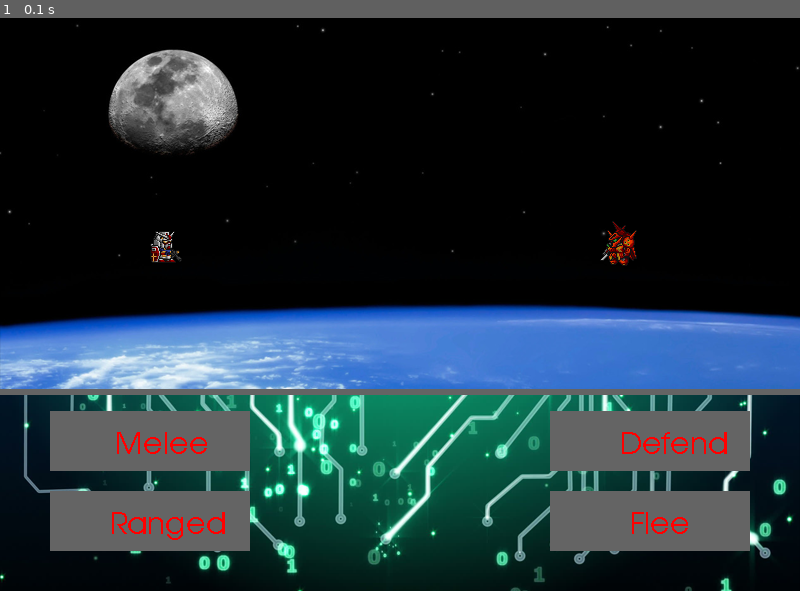
Above: before the commit, frame 1.
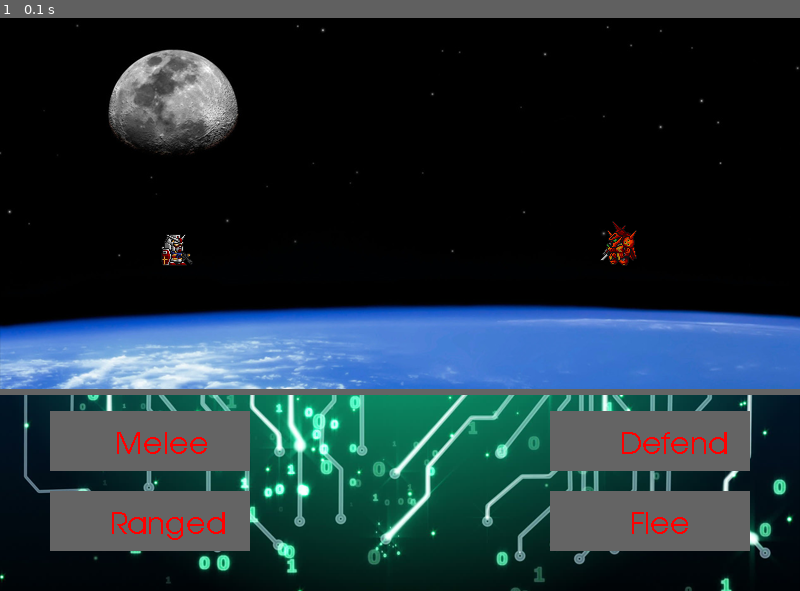
Above: after the commit, the same moment.

Repository: ponchieponcho/minimechs_pygame
Game: pygame game, started from minimechs_v1.py
Two runs of this game, one before a commit and one after it. Both use one fixed random seed, a clock stepped at 60 frames per second and the inputs below.
Inputs:
- Up to frame 1 (0.1 s): no input

The runs differ from the first frame. In frame 1, 0.2% of the frame differs, in the area x 18-24%, y 37-44%.

Commit message:
not much change, failed button

Diff:
--- a/minimechs_v1.py
+++ b/minimechs_v1.py
@@ -51,9 +51,8 @@
 
 
         # Game display
-        screen.blit(mech1, (150, 240)) # x  higher=right , y - higher=down
+        screen.blit(mech1, (0, 0))
         screen.blit(mech2, (600, 230))
-
 
         pygame.display.update()
         clock.tick(60)
--- /dev/null
+++ b/minimechs_v2.py
@@ -0,0 +1,48 @@
+import pygame, time, os
+
+def main():
+    width = 800
+    height = 600
+    black_color = (0, 0, 0)
+    grey_color = (100, 100, 100)
+    red_color = (255,0,0)
+
+    pygame.init()
+    screen = pygame.display.set_mode((width, height))
+    pygame.display.set_caption('MiniMechs v2')
+    clock = pygame.time.Clock()
+
+    mech1_idle1 = pygame.image.load('images/mech1/sdgundam_idle1.png')
+    mech1_idle2 = pygame.image.load('images/mech1/sdgundam_idle2.png')
+    mech1_idle3 = pygame.image.load('images/mech1/sdgundam_idle3.png')
+    mech1_idle4 = pygame.image.load('images/mech1/sdgundam_idle4.png')
+    mech2 = pygame.image.load('images/mech2/char_idle1.png')
+    space_bkg = pygame.image.load('images/backgrounds/space_bkg.png')
+    console_bkg = pygame.image.load('images/backgrounds/console_bkg.png')
+    myfont = pygame.font.SysFont('Comic Sans MS', 30)
+    textsurface = myfont.render('Some Text', False, (255, 0, 0))
+
+
+    stop_game = False
+
+    while not stop_game:
+        for event in pygame.event.get():
+            if event.type == pygame.QUIT:
+                stop_game = True
+
+        screen.fill(black_color)
+        screen.blit(space_bkg,(0,0))
+        screen.blit(console_bkg,(0,0))
+        pygame.draw.line(screen, grey_color, (0,400), (800,400+0), 6)
+        screen.blit(mech1_idle1, (0, 0))
+        screen.blit(mech2, (600, 230))
+        screen.blit(textsurface, (0,0)) #displays test text
+
+        pygame.display.update()
+        clock.tick(60)
+
+    pygame.quit()
+    os.system('clear')
+
+
+main()
Binary file changed: images/mech1/sdgundam sprite sheet.png
Binary file changed: images/mech1/sdgundam_idle1.png
Binary file added: images/mech1/sdgundam_idle2.png
Binary file added: images/mech1/sdgundam_idle3.png
Binary file added: images/mech1/sdgundam_idle4.png
Not shown, changed: .DS_Store
Not shown, changed: images/.DS_Store
Not shown, added: images/backgrounds/staging_bkg.psd
